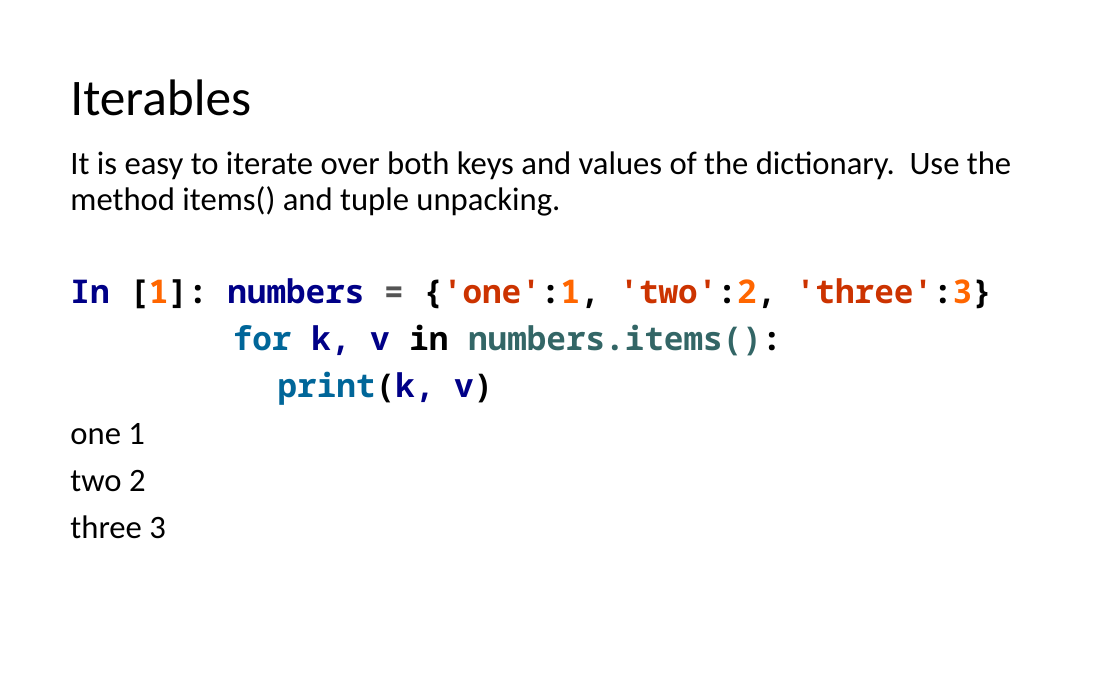
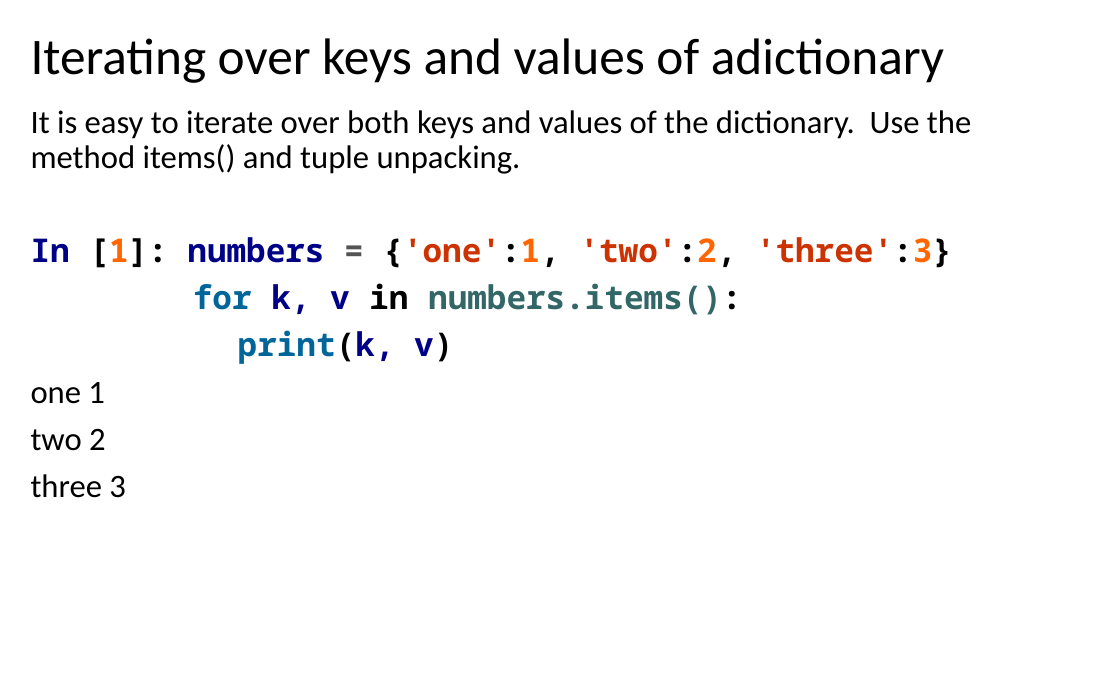
Before and after one commit to LongBaoNguyen/longbaonguyen.github.io, a slide deck: slide 25 of courses/apcsp/lect9.pptx (slide 27 before the commit). Drawn at 1120x700 pixels with LibreOffice and Linux fonts; fonts in the diff are those of the drawing. Boxes give left, top, right and bottom in pixels: in the first picture for what was removed or moved away, otherwise in the second. Text is boxed around its words. In the diff, an @@ line names an element or a change of style, - is before the commit and + after.

```diff
--- a/courses/apcsp/lect9.pptx
+++ b/courses/apcsp/lect9.pptx
@@ title at bbox=[31, 38, 944, 83]: text changed @@
-Iterables
+Iterating over keys and values of adictionary
@@ text "It is easy to iterate ...": place and size @@
-text "It is easy to iterate ..." at bbox=[70, 151, 1011, 539]
+text "It is easy to iterate ..." at bbox=[31, 110, 971, 498]
```
Also in this commit, not shown: 22 other slides changed, 2 slides removed, 5 other files.
